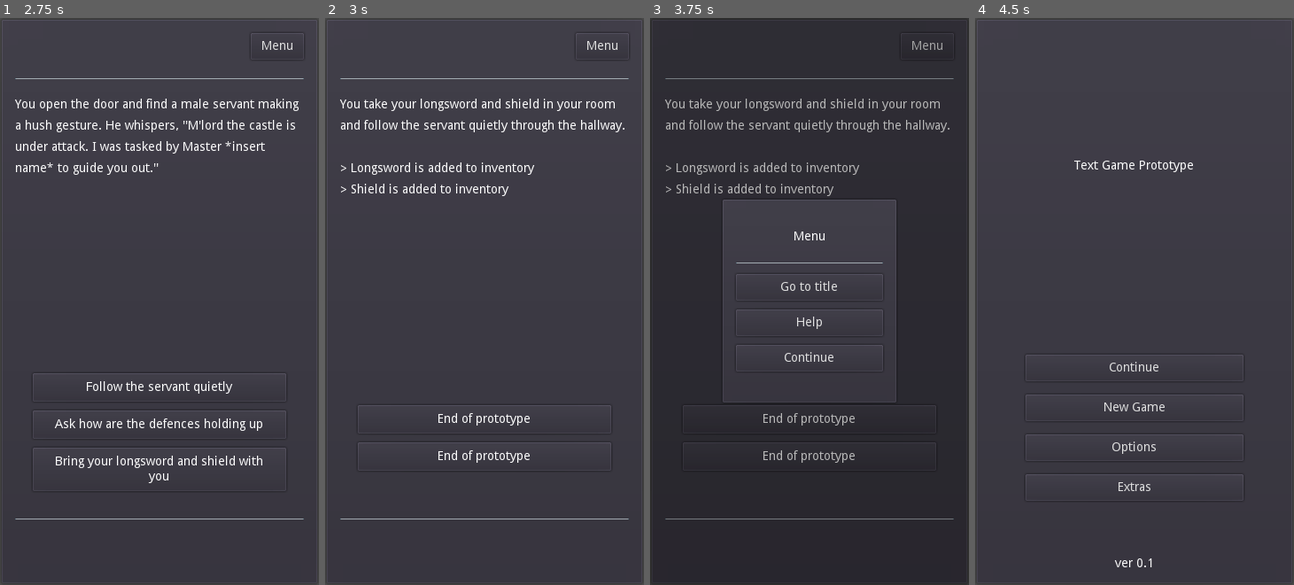
Above: before the commit, frames 1-4 (left to right).
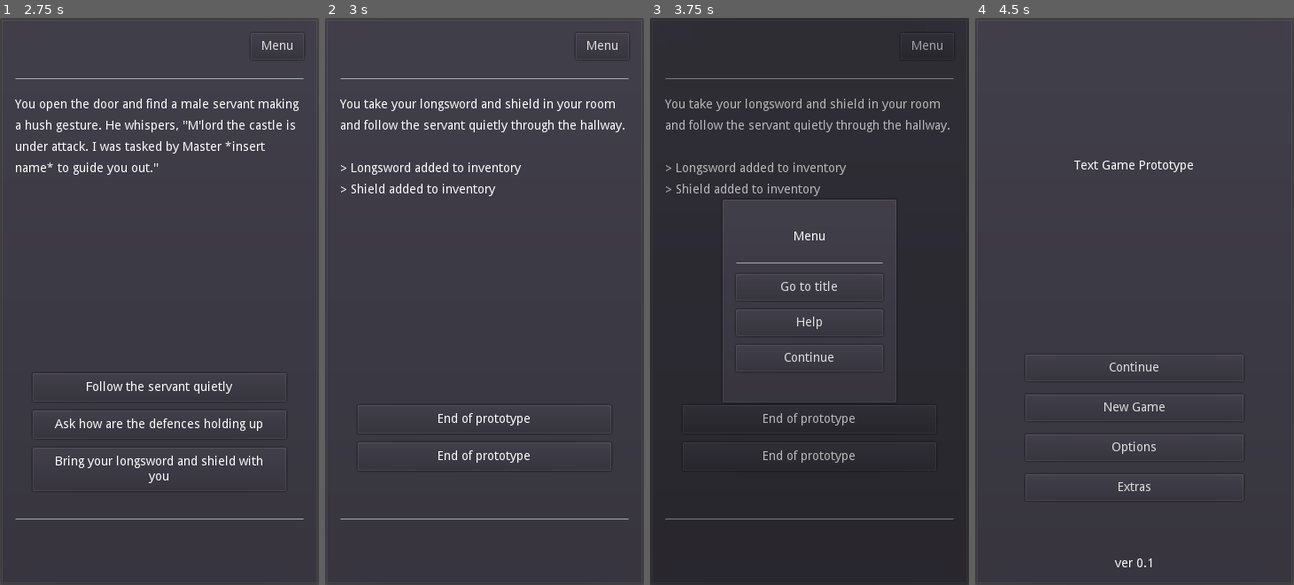
Above: after the commit, the same moments.

Repository: philipuriarte/A-Churchyard-of-Orphans
Game: Godot game, scene res://scenes/main.tscn
Same seed, same stepped clock (60 frames per second), same inputs: the game is played once before the commit and once after it.
Inputs (mouse positions are in pixels of both pictures, inside the frame that each line leads up to):
- Up to frame 1 (2.75 s): click "New Game" at 0.5 s; click (159, 437) at 1.25 s; click (159, 420) at 2.02 s
- Up to frame 2 (3 s): click (484, 386) at 2.77 s
- Up to frame 3 (3.75 s): click "Menu" at 3.5 s
- Up to frame 4 (4.5 s): click "Go to title" at 4.25 s

Frame 1 is identical in both runs. In frame 2, 0.7% of the frame differs, in the area x 20-66%, y 25-32%; in frame 3, 0.6%; in frame 4, nothing differs.

Commit message:
Refactor functions and add code to condition process logic

Diff:
--- a/logic/game_screen/story_display.gd
+++ b/logic/game_screen/story_display.gd
@@ -48,21 +48,22 @@
 			match output_type:
 				"add_item":
 					save_game.inventory.append(output_value)
-					story_text.text += "\n> " + output_value + " is added to inventory"
+					story_text.text += "\n> " + output_value + " added to inventory"
 				"remove_item":
 					save_game.inventory.erase(output_value)
-					story_text.text += "\n> " + output_value + " is removed from inventory"
+					story_text.text += "\n> " + output_value + " removed from inventory"
 
 			save_game.write_savegame()
 
 
 # Update nodes in StoryContainer, and update and save current_scene
 func set_save_story(next_scene: String) -> void:
-	var s_text: String = story_data[next_scene]["story_text"]
+	var scene: Dictionary = story_data[next_scene]
+	var story_bbcode_text: String = scene["story_text"]
 
-	set_title(next_scene)
-	set_story_text(s_text)
-	set_choice_btn(next_scene)
+	set_title(scene)
+	set_story_text(story_bbcode_text)
+	set_choice_btn(scene)
 
 	previous_scene = current_scene
 	current_scene = next_scene
@@ -74,9 +75,9 @@
 
 
 # Set visibiliy and text of TitleLabel
-func set_title(next_scene: String) -> void:
-	if story_data[next_scene].has("title"):
-		var title_text = story_data[next_scene]["title"]
+func set_title(scene: Dictionary) -> void:
+	if scene.has("title"):
+		var title_text = scene["title"]
 		title_label.text = title_text
 		title_label.visible = true
 	else:
@@ -90,14 +91,14 @@
 
 
 # Instance and set text of choice_button.tscn
-func set_choice_btn(next_scene: String) -> void:
+func set_choice_btn(scene: Dictionary) -> void:
 	var choice_index: int = 1
 
 	for choice_i in choices_con.get_children():
 		choice_i.queue_free()
 
-	for choice in story_data[next_scene]["choices"]:
-		var choice_text: String = story_data[next_scene]["choices"][choice]["text"]
+	for choice in scene["choices"]:
+		var choice_text: String = scene["choices"][choice]["text"]
 		var choice_button: Node = CHOICE_BUTTON.instance()
 
 		choices_con.add_child(choice_button)
@@ -110,8 +111,8 @@
 
 
 # Process conditions of avalaiable choices in next scene
-func process_condition(next_scene: String, choice_index: int) -> bool:
-	var choice: Dictionary = story_data[next_scene]["choices"][choice_index]
+func process_condition(scene: Dictionary, choice_index: int) -> bool:
+	var choice: Dictionary = scene["choices"][choice_index]
 
 	if choice.has("conditions"):
 		for condition in choice["conditions"]:
@@ -122,11 +123,11 @@
 			match condition_type:
 				"have_item":
 					if condition_value in save_game.inventory: return true
+					else: return false
 				"previous_choice":
 					if condition_value in save_game.previous_choices: return true
-				_:
-					return false
+					else: return false
 
-		return false
+		return true
 	else:
 		return true
